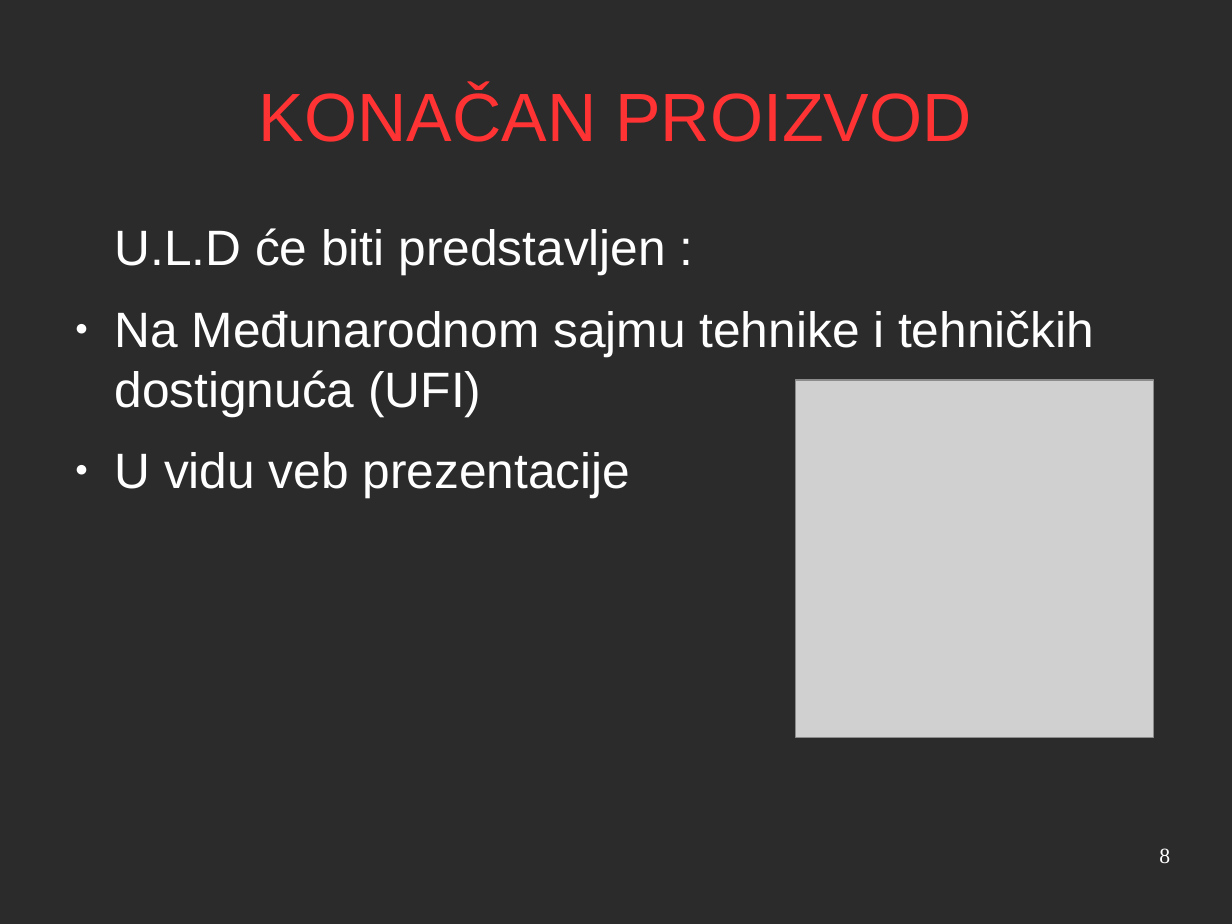
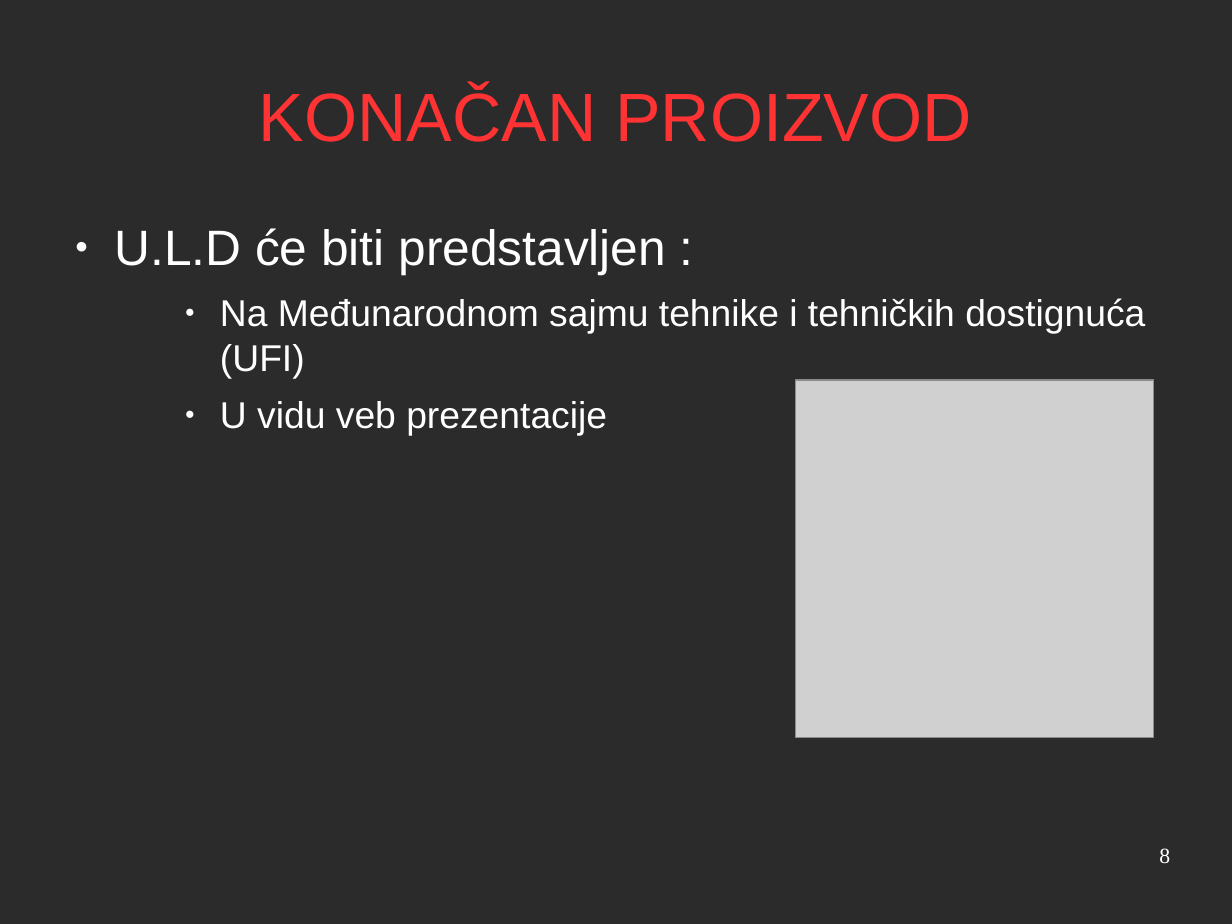
Before and after one commit to salesh/UpravljanjeProjektima, a slide deck: slide 8 of prezentacija/prezentacija.odp. Drawn at 1232x924 pixels with LibreOffice and Linux fonts; fonts in the diff are those of the drawing; grey boxes stand for pictures; background and template pictures are left out; a plain dark background stands for a picture behind light text. Boxes give left, top, right and bottom in pixels: in the first picture for what was removed or moved away, otherwise in the second. Text is boxed around its words. In the diff, an @@ line names an element or a change of style, - is before the commit and + after.

Commit message:
Prezentacija fix
Popravljanje prezentacije

```diff
--- a/prezentacija/prezentacija.odp
+++ b/prezentacija/prezentacija.odp
@@ text "U.L.D će biti predstavljen :" at [114,228,1145,436]: size 32 to 24 pt in "Na Međunarodnom sajmu tehnike i tehničkih dostignuća ...", "U vidu veb prezentacije"; bullet none to ●; list level 1 to 3 in "Na Međunarodnom sajmu tehnike i ..."; list level 1 to 3 in "U vidu veb prezentacije" @@
```
Also in this commit, not shown: 4 other slides changed.
